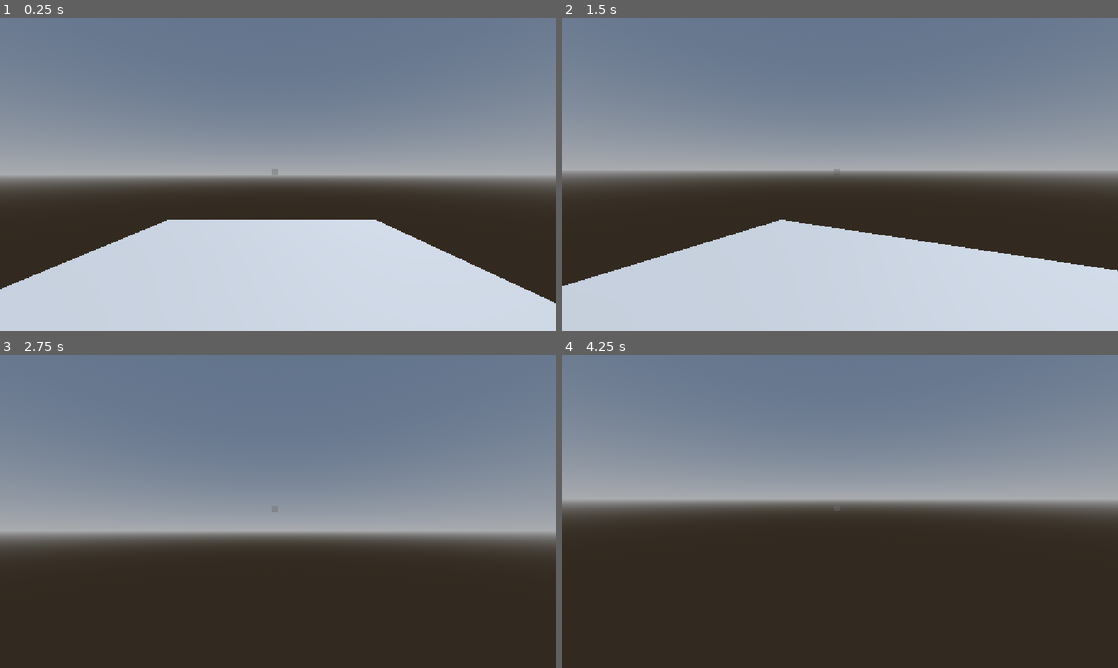
Above: before the commit, frames 1-4 (two rows, left to right).
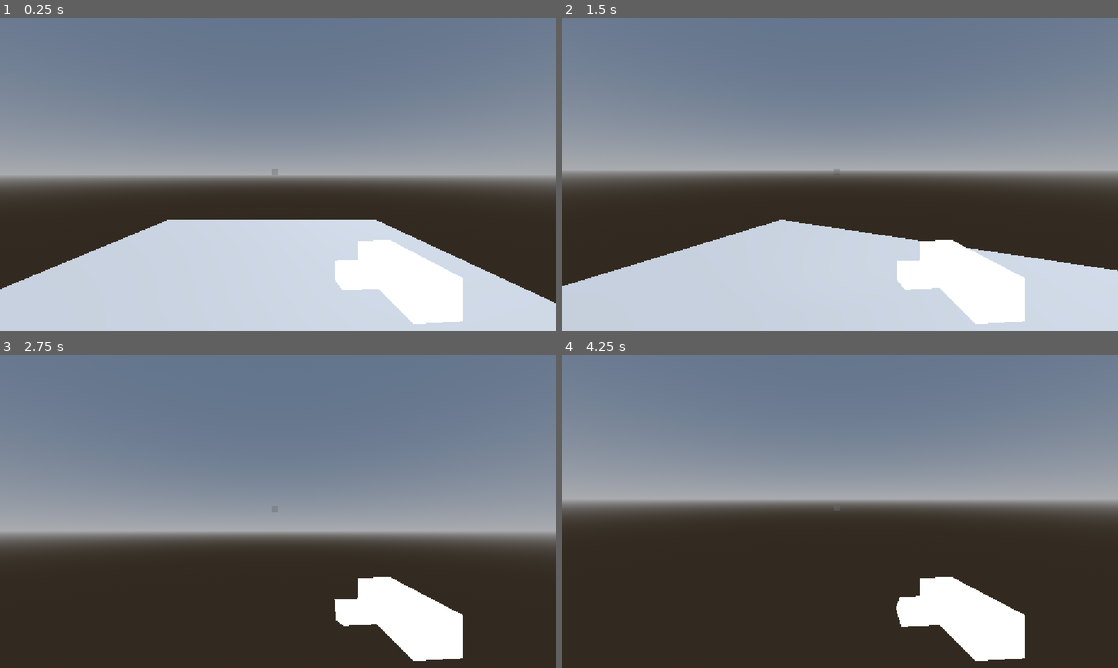
Above: after the commit, the same moments.

Repository: DEVUCP/serious-jam
Game: Godot game, scene res://src/map/temp_map.tscn
Same seed, same stepped clock (60 frames per second), same inputs: the game is played once before the commit and once after it.
Inputs (mouse positions are in pixels of both pictures, inside the frame that each line leads up to):
- Up to frame 1 (0.25 s): no input
- Up to frame 2 (1.5 s): tap Enter at 0.5 s; move the mouse to (867, 174) at 0.52 s; hold Up (ui_up) from 0.53 s (still down); right-click (867, 174) at 0.6 s; tap Space at 0.77 s; move the mouse to (812, 174) at 1.27 s; right-click (812, 174) at 1.35 s
- Up to frame 3 (2.75 s): keep holding Up (ui_up); tap Space at 1.52 s; move the mouse to (289, 505) at 2.02 s; hold F (interact) from 2.03 s (still down); right-click (289, 505) at 2.3 s
- Up to frame 4 (4.25 s): keep holding Up (ui_up); move the mouse to (834, 517) at 2.77 s; release F (interact) at 2.78 s; tap Shift (run) at 2.85 s; tap Space at 3.02, 3.77 s; right-click (834, 517) at 3.05 s; move the mouse to (878, 514) at 3.52 s; tap Ctrl at 3.6 s; right-click (878, 514) at 3.8 s

The runs differ from the first frame. In frame 1, 3.8% of the frame differs, in the area x 60-84%, y 70-98%; in frame 2, 3.8%; in frame 3, 3.8%; in frame 4, 3.8%.

Commit message:
feat: integrate flashlight with player & do tween cranking

Diff:
--- a/project.godot
+++ b/project.godot
@@ -20,13 +20,6 @@
 window/stretch/mode="canvas_items"
 window/stretch/aspect="expand"
 
-[input]
-
-Crank={
-"deadzone": 0.2,
-"events": [Object(InputEventMouseButton,"resource_local_to_scene":false,"resource_name":"","device":-1,"window_id":0,"alt_pressed":false,"shift_pressed":false,"ctrl_pressed":false,"meta_pressed":false,"button_mask":2,"position":Vector2(376, 14),"global_position":Vector2(385, 62),"factor":1.0,"button_index":2,"canceled":false,"pressed":true,"double_click":false,"script":null)
-]
-}
 [editor_plugins]
 
 enabled=PackedStringArray("res://addons/spatial_audio_extended/plugin.cfg")
@@ -70,6 +63,11 @@
 "events": [Object(InputEventKey,"resource_local_to_scene":false,"resource_name":"","device":-1,"window_id":0,"alt_press …(192 unchanged characters)…
 ]
 }
+Crank={
+"deadzone": 0.2,
+"events": [Object(InputEventMouseButton,"resource_local_to_scene":false,"resource_name":"","device":-1,"window_id":0,"alt_pressed":false,"shift_pressed":false,"ctrl_pressed":false,"meta_pressed":false,"button_mask":2,"position":Vector2(376, 14),"global_position":Vector2(385, 62),"factor":1.0,"button_index":2,"canceled":false,"pressed":true,"double_click":false,"script":null)
+]
+}
 run={
 "deadzone": 0.2,
 "events": [Object(InputEventKey,"resource_local_to_scene":false,"resource_name":"","device":-1,"window_id":0,"alt_press …(195 unchanged characters)…
--- a/src/flashlight/flash_light.gd
+++ b/src/flashlight/flash_light.gd
@@ -1,6 +1,5 @@
 extends Node3D
 
-const MAX_ROTATION_SPEED: float = deg_to_rad(360) # degrees/sec
 const DRAIN_RATE: float = 12.0 # per second
 
 @onready var crank: MeshInstance3D = $Crank
@@ -23,9 +22,6 @@
 
 	flicker()
 
-	print(crank_meter)
-	print(is_light_blocked)
-
 func set_light() -> void:
 	if (!is_light_blocked):
 		spot_light_3d.light_energy = (crank_meter / 25.0)
@@ -39,15 +35,16 @@
 			flicker_cooldown.start()
 
 func crank_flashlight(delta: float) -> void:
-	if crank_meter >= 90: return
+	if crank_meter >= 95: return
 
 	crank_meter = min(100, crank_meter + 5)
-	crank_rotation_target += deg_to_rad(45)
 
-	crank.rotation.x = move_toward(
-		crank.rotation.x,
-		crank_rotation_target,
-		MAX_ROTATION_SPEED * delta
+	var tween = create_tween()
+	tween.tween_property(
+		crank,
+		"rotation:x",
+		crank.rotation.x + deg_to_rad(65),
+		0.3
 	)
 
 func _on_flicker_cooldown_timeout() -> void:
--- a/src/flashlight/flash_light.tscn
+++ b/src/flashlight/flash_light.tscn
@@ -1,6 +1,9 @@
 [gd_scene format=3 uid="uid://cm8exx4gwxin5"]
 
 [ext_resource type="Script" uid="uid://b54n83qynfi7n" path="res://src/flashlight/flash_light.gd" id="1_x05cy"]
+
+[sub_resource type="StandardMaterial3D" id="StandardMaterial3D_x05cy"]
+shading_mode = 0
 
 [sub_resource type="BoxMesh" id="BoxMesh_riqys"]
 
@@ -9,16 +12,20 @@
 [node name="Flashlight" type="Node3D" unique_id=1150915125]
 script = ExtResource("1_x05cy")
 
-[node name="Crank" type="MeshInstance3D" parent="." unique_id=145425991]
-transform = Transform3D(0.6842682, 0, 0, 0, 0.32933012, 0, 0, 0, 0.31208295, 0.58155274, 0, 0)
+[node name="Crank" type="MeshInstance3D" parent="." unique_id=1342476456]
+transform = Transform3D(0.6842682, 0, 0, 0, 0.32933012, 0, 0, 0, 0.31208295, 0.6786866, 0, 0)
+material_override = SubResource("StandardMaterial3D_x05cy")
 mesh = SubResource("BoxMesh_riqys")
 
 [node name="MainPiece" type="MeshInstance3D" parent="." unique_id=1876886235]
 transform = Transform3D(0.67089057, 0, 0, 0, 0.558097, 0, 0, 0, 1.5336844, 0, 0, 0)
+material_override = SubResource("StandardMaterial3D_x05cy")
 mesh = SubResource("BoxMesh_bhunq")
 
 [node name="SpotLight3D" type="SpotLight3D" parent="." unique_id=850504187]
+transform = Transform3D(1, 0, 0, 0, 1, 0, 0, 0, 1, 2.059269, -1.5002675, -0.8319068)
 light_energy = 2.0
+spot_range = 10.0
 
 [node name="FlickerCooldown" type="Timer" parent="." unique_id=581406877]
 wait_time = 0.2
--- a/src/player/player_controller.tscn
+++ b/src/player/player_controller.tscn
@@ -2,6 +2,7 @@
 
 [ext_resource type="Script" uid="uid://c383iukdu6f1f" path="res://src/player/player_controller.gd" id="1_1va15"]
 [ext_resource type="Script" uid="uid://bd523k4h83cda" path="res://src/player/lean_collision_area.gd" id="2_t85a7"]
+[ext_resource type="PackedScene" uid="uid://cm8exx4gwxin5" path="res://src/flashlight/flash_light.tscn" id="2_wkdd3"]
 [ext_resource type="Script" uid="uid://cysjq0xtohde" path="res://src/player/lean_collision_area_right.gd" id="3_wkdd3"]
 
 [sub_resource type="CapsuleShape3D" id="CapsuleShape3D_fqqb2"]
@@ -201,7 +202,10 @@
 shape = SubResource("CapsuleShape3D_hthqk")
 
 [node name="Hand" type="Node3D" parent="neck/Camera3D" unique_id=1223726754]
-transform = Transform3D(0.9396925, 0, 0.34202015, 0, 1, 0, -0.34202015, 0, 0.9396925, 0.4, -0.61517304, -0.6747516)
+transform = Transform3D(0.9396925, 0, 0.34202015, 0, 1, 0, -0.34202015, 0, 0.9396925, 0.4, -0.3235088, -0.6747516)
+
+[node name="Flashlight" parent="neck/Camera3D/Hand" unique_id=1150915125 instance=ExtResource("2_wkdd3")]
+transform = Transform3D(-0.19203253, 0.0015521762, -0.055866774, -0.0016481989, -0.19999318, 0.00010888733, -0.05586401, 0.0005649472, 0.19203882, 0, 0, 0)
 
 [node name="FlashlightSFX" type="AudioStreamPlayer3D" parent="neck" unique_id=2124313023]
 panning_strength = 0.0
